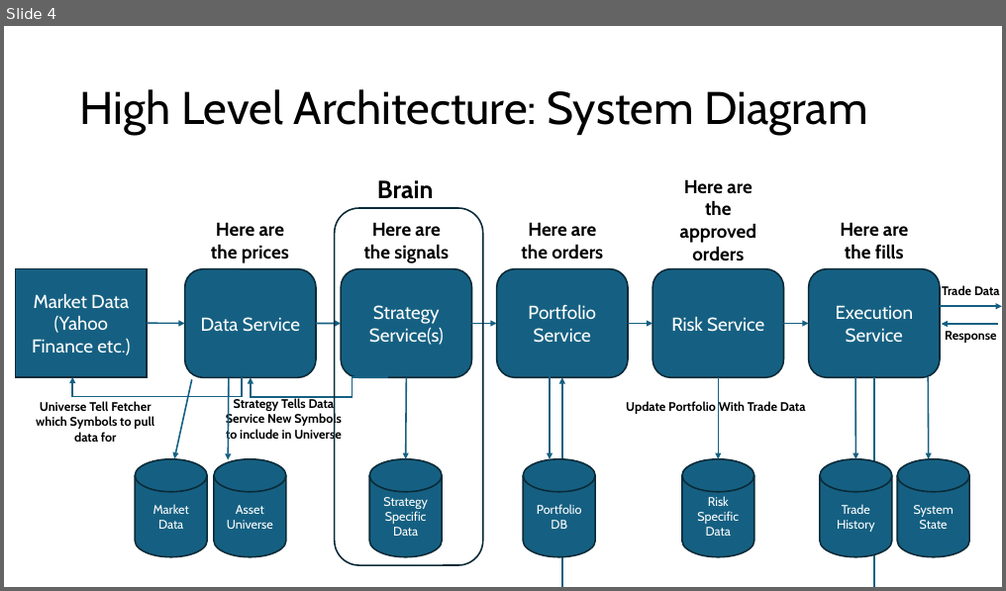
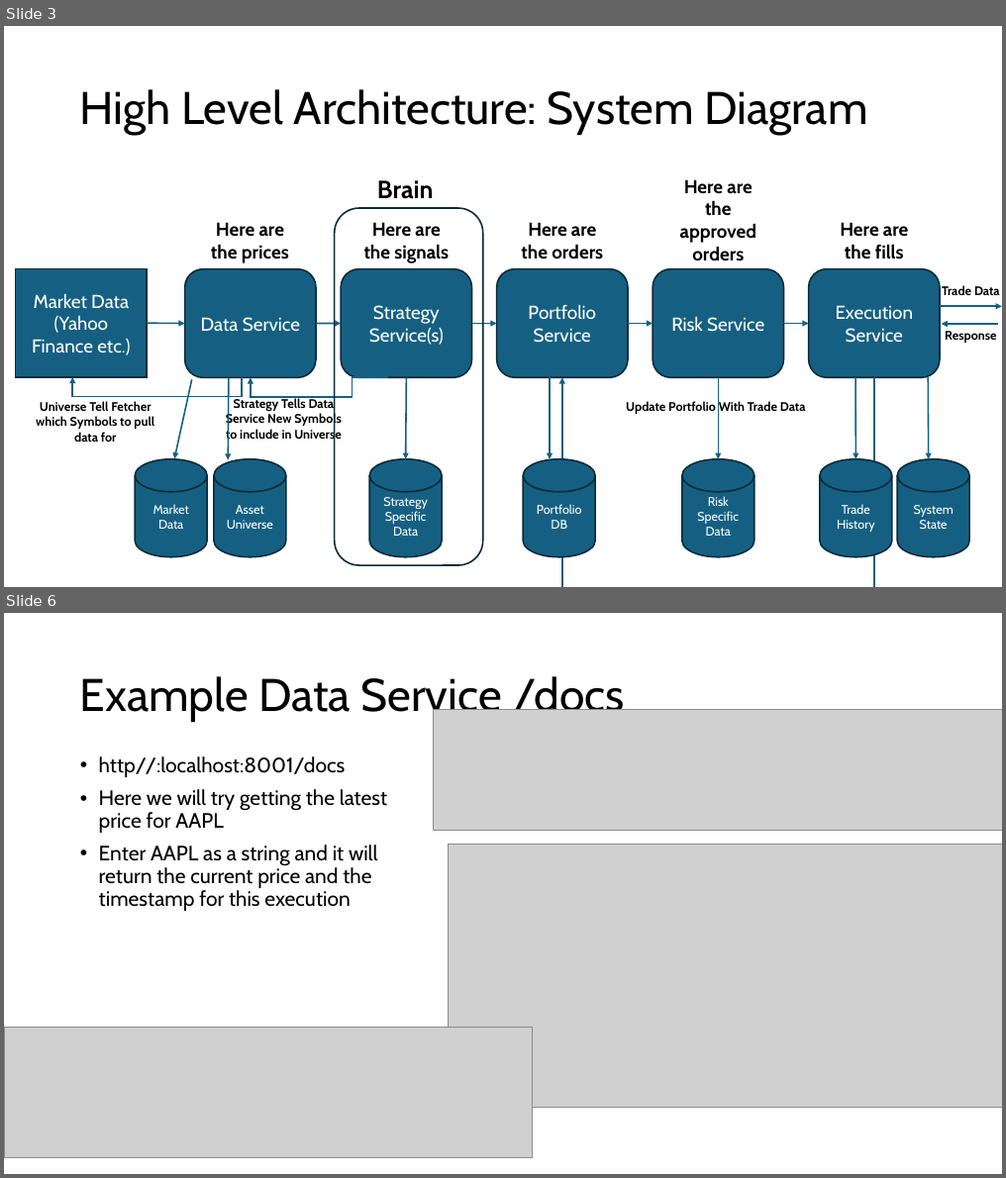
Before and after one commit to stevenOden/quant_management_platform, a slide deck: 00_system_architecture/quant_management_platform_architecture.pptx. Shown one above the other, each under a label of ours: slide 4 before the commit, slides 3 and 6 after it; the slides between them are not shown. The pictures are 1006x591 and 1006x1178 pixels, drawn with LibreOffice and Linux fonts; fonts in the diff are those of the drawing; grey boxes stand for pictures. Boxes give left, top, right and bottom in pixels: in the first picture for what was removed or moved away, otherwise in the second. Text is boxed around its words. In the diff, an @@ line names an element or a change of style, - is before the commit and + after.

Commit message:
Add market data streaming service

```diff
--- a/00_system_architecture/quant_management_platform_architecture.pptx
+++ b/00_system_architecture/quant_management_platform_architecture.pptx
@@ slide 6 added at [4, 613, 1002, 1174], background #FFFFFF @@
@@ title added at [80, 676, 625, 722], 44 pt, text #000000 @@
+Example Data Service /docs
@@ picture added at [433, 710, 1002, 830] @@
@@ text added at [99, 757, 387, 911], 20 pt, text #000000 @@
+• http//:localhost:8001/docs
+• Here we will try getting the latest price for AAPL
+• Enter AAPL as a string and it will return the current price and the timestamp for this execution
@@ picture added at [448, 845, 1002, 1108] @@
@@ picture added at [4, 1027, 533, 1158] @@
@@ what was slide 4 is now slide 3 @@
```
Also in this commit, not shown: 8 slides changed, 2 other slides added, 43 other files.
